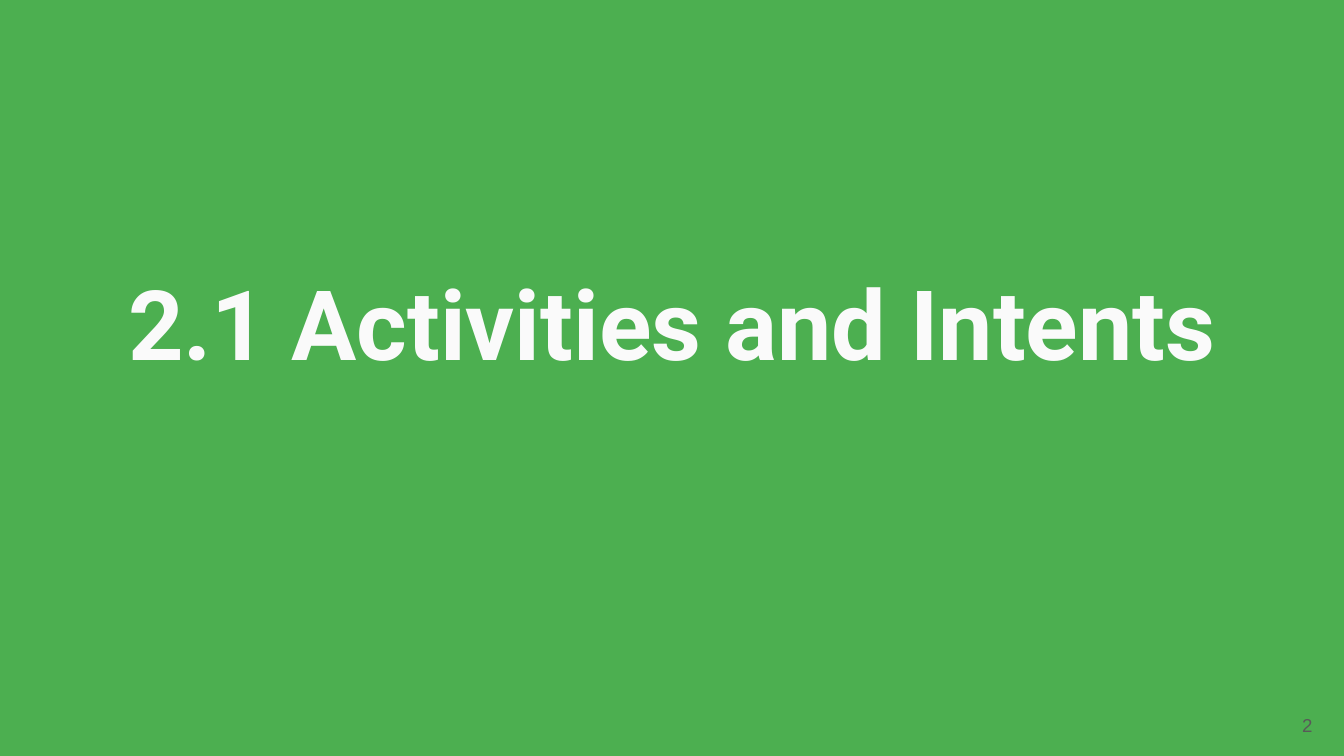
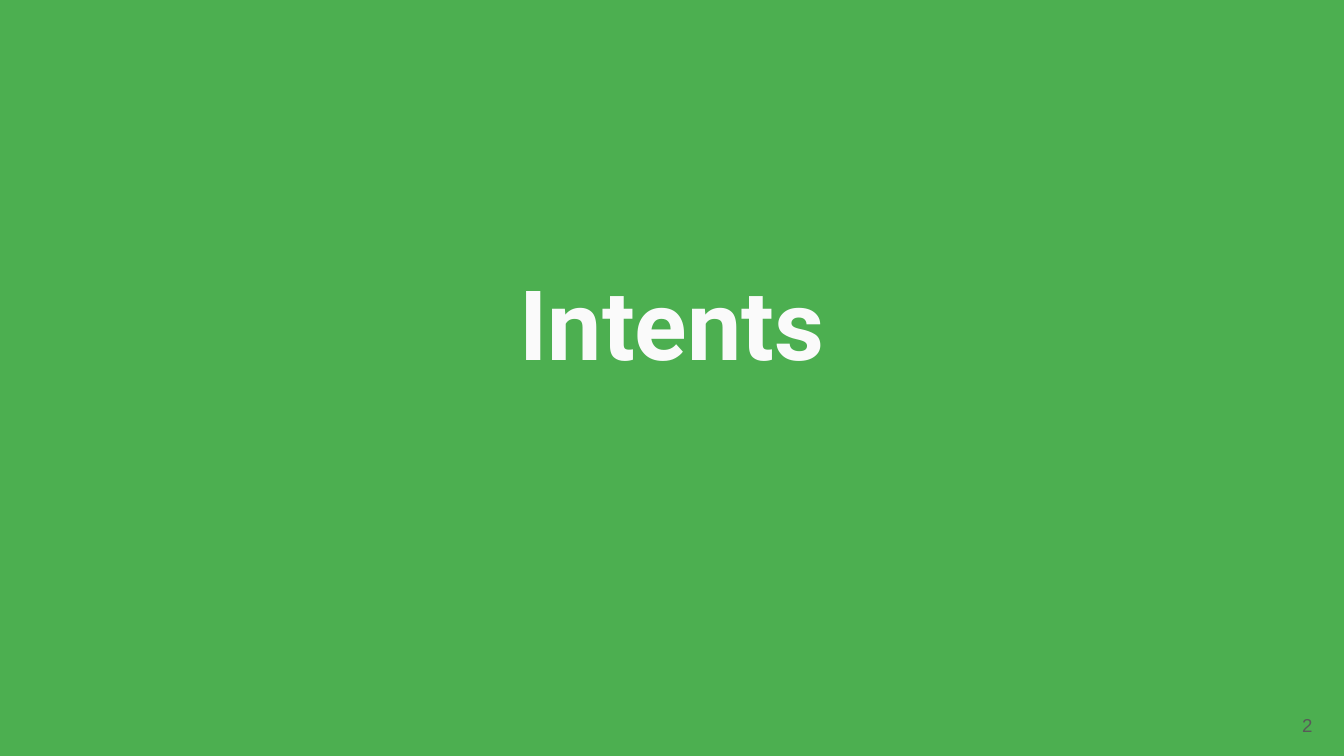
Before and after one commit to robitussin/CTAPDEVL, a slide deck: slide 2 of 4 - Intent/Intent.pptx. Drawn at 1344x756 pixels with LibreOffice and Linux fonts; fonts in the diff are those of the drawing. Boxes give left, top, right and bottom in pixels: in the first picture for what was removed or moved away, otherwise in the second. Text is boxed around its words. In the diff, an @@ line names an element or a change of style, - is before the commit and + after.

```diff
--- a/4 - Intent/Intent.pptx
+++ b/4 - Intent/Intent.pptx
@@ title at (520,291,824,361): text changed @@
-2.1 Activities and Intents
+Intents
```
Also in this commit, not shown: 1 other slide changed.
